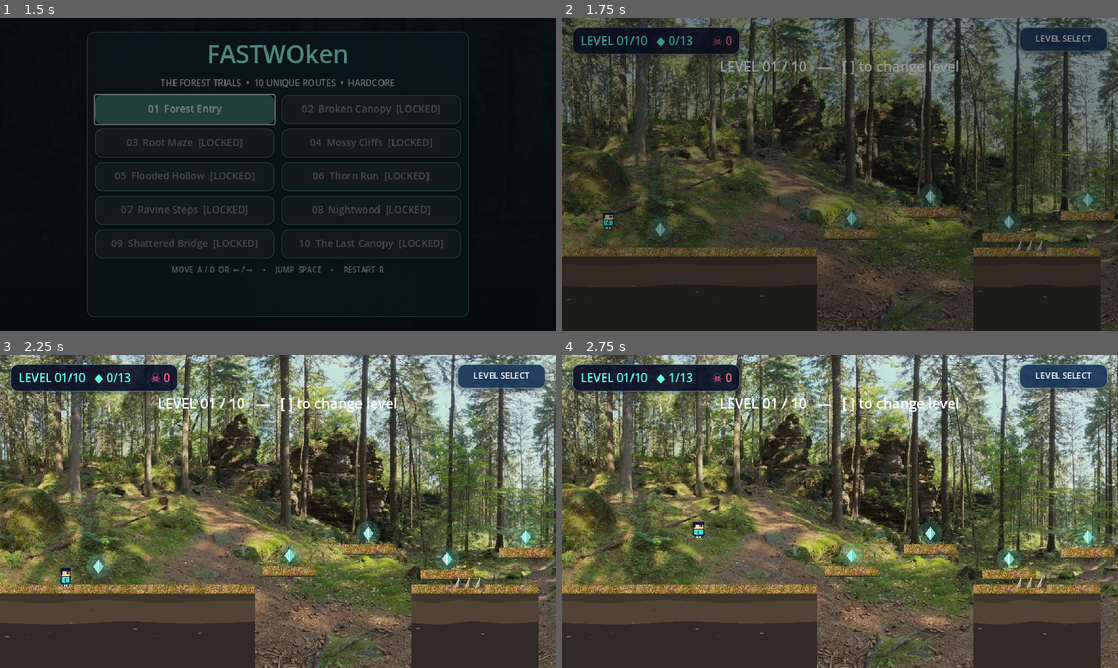
Above: before the commit, frames 1-4 (two rows, left to right).
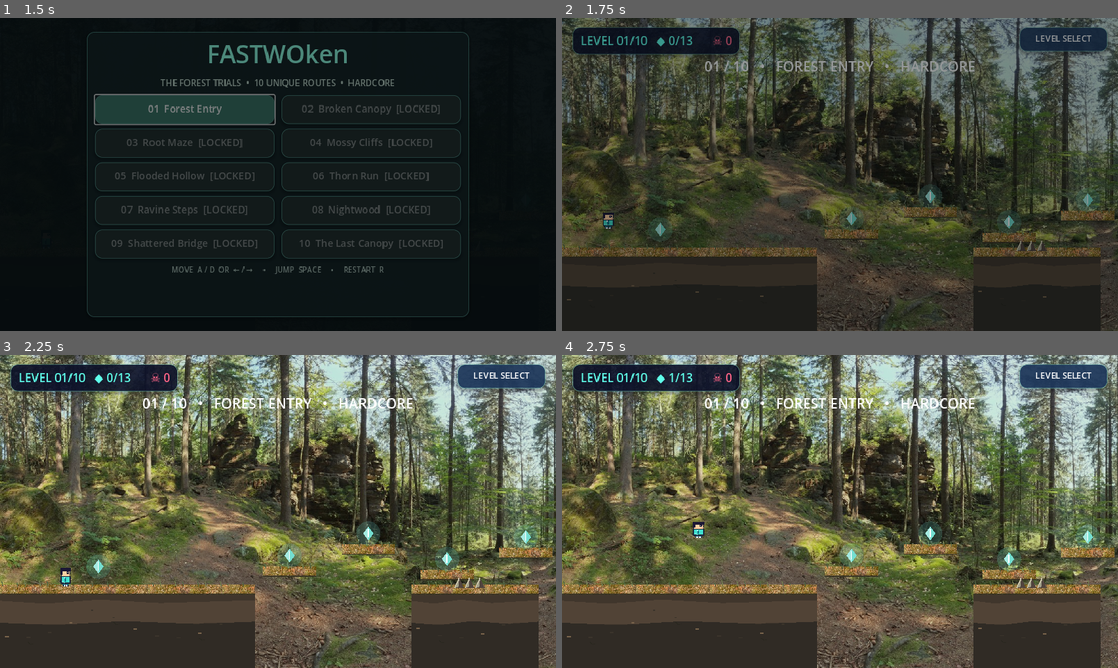
Above: after the commit, the same moments.

Repository: gggevego15-ui/FastWOken
Game: Godot game, scene res://scenes/main.tscn
Two runs of this game, one before a commit and one after it. Both use one fixed random seed, a clock stepped at 60 frames per second and the inputs below.
Inputs:
- Up to frame 1 (1.5 s): click "LET'S GO!" at 0.5 s; click "01 Forest Entry" at 1.25 s
- Up to frame 2 (1.75 s): no input
- Up to frame 3 (2.25 s): hold D (move_right) from 2.03 s (still down); tap ] (level_next) at 2.1 s
- Up to frame 4 (2.75 s): keep holding D (move_right); tap Space (jump) at 2.27 s

Frame 1 is identical in both runs. In frame 2, 0.7% of the frame differs, in the area x 25-75%, y 13-19%; in frame 3, 0.8%; in frame 4, 0.8%.

Commit message:
Show distinct stage identity in HUD

Diff:
--- a/scripts/game.gd
+++ b/scripts/game.gd
@@ -297,7 +297,8 @@
 	if is_instance_valid(camera):
 		camera.limit_right = int(level_end)
 	if is_instance_valid(message_label):
-		message_label.text = "LEVEL %02d / 10   —   [ ] to change level" % (selected_level + 1)
+		var level_names := ["FOREST ENTRY", "BROKEN CANOPY", "ROOT MAZE", "MOSSY CLIFFS", "FLOODED HOLLOW", "THORN RUN", "RAVINE STEPS", "NIGHTWOOD", "SHATTERED BRIDGE", "THE LAST CANOPY"]
+		message_label.text = "%02d / 10   •   %s   •   HARDCORE" % [selected_level + 1, level_names[selected_level]]
 	_update_hud()
 	queue_redraw()
 
